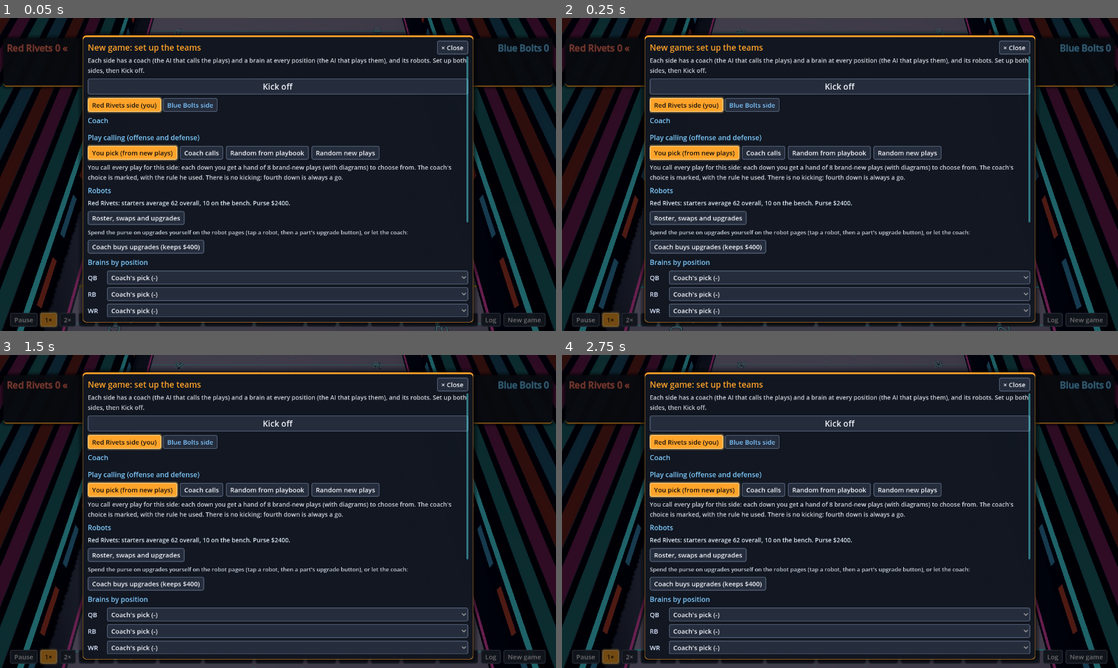
Above: before the commit, frames 1-4 (two rows, left to right).
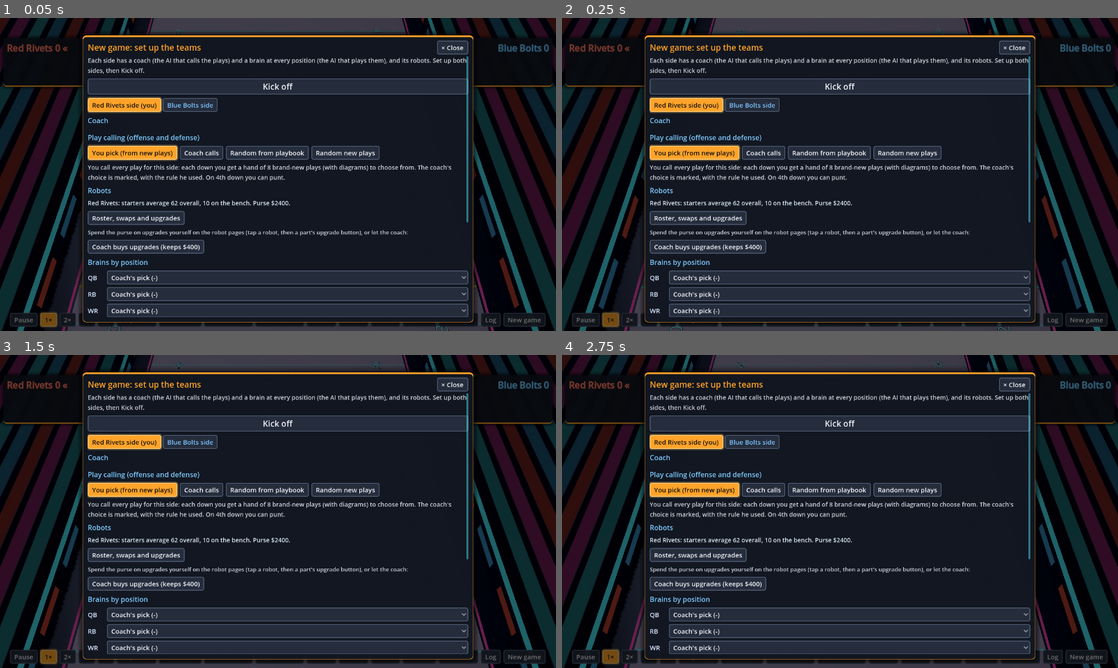
Above: after the commit, the same moments.

Repository: nathandunn/gridiron-career
Game: Godot game, scene res://scenes/Main.tscn
Two runs of this game, one before a commit and one after it. Both use one fixed random seed, a clock stepped at 60 frames per second and the inputs below.
Inputs:
- Up to frame 1 (0.05 s): no input
- Up to frame 2 (0.25 s): no input
- Up to frame 3 (1.5 s): click "Teams" at 0.5 s; click "Box score" at 1.25 s
- Up to frame 4 (2.75 s): click "Cam: Arcade" at 2 s

The runs differ from the first frame. In frame 1, 0.2% of the frame differs, in the area x 37-62%, y 50-53%; in frame 2, 0.2%; in frame 3, 0.2%; in frame 4, 0.2%.
Error in both runs: Out of bounds get index '0' (on base: 'Array') (res://scripts/team.gd:14)

Commit message:
Kickoffs and punts; turnovers change hands where the ball is
- Kickoffs to start each half and after every score: touchback at the 25 or a rolled return
  (around the 15-40, now and then much longer)
- Punts: coach rule 'punt' works again (shipped coaches punt on long fourth downs in their own
  half), a Punt button in the play picker on 4th down, the coach's pick says when he would punt;
  about 43 yards with a short return, touchback at the 20
- Turnover on downs, interceptions and fumbles: the other side takes over at the spot
- Punts back in the team box score

Co-Authored-By: Claude Opus 5.5 <noreply@anthropic.com>
Claude-Session: https://claude.ai/code/session_01HmE9FLbeVRN99oMBHaGgc2

Diff:
--- a/scripts/game.gd
+++ b/scripts/game.gd
@@ -4,8 +4,9 @@
 ## score. Plays themselves are PlaySims; the game asks for the next one with next_snap() and is
 ## told how it went with finish(result).
 ##
-## No kicking: a touchdown is 7 points, a safety is 7 to the defense, and after any score or
-## change of possession the other side starts at its own 25. Fourth down is always a go.
+## A touchdown is 7 points, a safety 7 to the defense. Kickoffs (start of each half and after a
+## score) and punts are rolled, not played out; no field goals. A turnover - on downs, an
+## interception, a fumble - changes hands where the ball is.
 
 const HASH := 3.08
 
@@ -59,7 +60,6 @@
 			"top": 0.0, "explosive": 0, "turnovers": 0}
 	opened = rng.randi() % 2
 	_kickoff(1 - opened)
-	_say("Kick-off: %s receive. Touchback." % teams[poss]["name"])
 
 
 func _say(s: String) -> void:
@@ -74,12 +74,44 @@
 	return teams[1 - poss]
 
 
-func _kickoff(receiver: int) -> void:
+## A kickoff (to start a half, and after every score): mostly a touchback at the 25, otherwise a
+## return to somewhere around the 15-40, now and then a long one. Not played out: rolled.
+## Returns a line for the log.
+func _kickoff(receiver: int) -> String:
 	poss = receiver
-	yl = 25.0
+	var who: String = teams[receiver]["name"]
+	var text := ""
+	if rng.randf() < 0.55:
+		yl = 25.0
+		text = "Kickoff: touchback, %s start at the 25." % who
+	else:
+		yl = clampf(roundf(rng.randfn(27.0, 7.0)), 6.0, 45.0)
+		if rng.randf() < 0.04:
+			yl = roundf(rng.randf_range(48.0, 70.0))
+		text = "Kickoff returned to the %s." % _spot_text(yl, receiver)
 	down = 1
 	to_go = 10.0
 	ball_x = 0.0
+	_new_drive()
+	_say(text)
+	return text
+
+
+## "own 32" / "50" / "Blue 40", from the side with the ball.
+func _spot_text(y: float, side: int) -> String:
+	if absf(y - 50.0) < 0.5:
+		return "50"
+	if y < 50.0:
+		return "%s %d" % [teams[side]["name"], int(round(y))]
+	return "%s %d" % [teams[1 - side]["name"], int(round(100.0 - y))]
+
+
+## The other side takes over where the ball is (the offense's yard line `spot`).
+func _take_over(spot: float) -> void:
+	poss = 1 - poss
+	yl = clampf(100.0 - spot, 1.0, 99.0)
+	down = 1
+	to_go = minf(10.0, 100.0 - yl)
 	_new_drive()
 
 
@@ -103,12 +135,14 @@
 	var dc: Coach = defense()["coach"]
 	var od := _coach_call(oc, true, poss)
 	var dd := _coach_call(dc, false, 1 - poss)
-	if calling_for(true) == "pick" and choice.has("off"):
-		od = {"kind": "play", "play": od.get("play", "")}
+	if calling_for(true) == "pick" and (choice.has("off") or choice.has("kick")):
+		od = {"kind": "punt" if choice.has("kick") else "play", "play": od.get("play", "")}
 		if od["play"] == "":
 			od["play"] = Library.plays_for("offense")[0]
 	if String(od["kind"]) == "kneel":
 		return _kneel()
+	if String(od["kind"]) == "punt":
+		return _punt()
 	var op: Play = Library.play(od["play"])
 	var dp: Play = Library.play(dd.get("play", ""))
 	if dp == null:
@@ -198,8 +232,13 @@
 				out["kind"] = "play"
 				out["play"] = best[rng.randi() % best.size()][0]
 				return true
-			"punt", "field_goal":
-				return false   # no kicking in this game: the next rule decides
+			"punt":
+				if not on_offense:
+					return false
+				out["kind"] = "punt"
+				return true
+			"field_goal":
+				return false   # no field goals in this game: the next rule decides
 			"kneel":
 				if not on_offense:
 					return false
@@ -224,6 +263,8 @@
 	var team := poss if on_offense else 1 - poss
 	var c: Coach = (offense() if on_offense else defense())["coach"]
 	var d := _coach_call(c, on_offense, team, false)
+	if String(d.get("kind", "")) == "punt":
+		return {"index": -1, "call": "punt", "why": _rule_text(c, on_offense, int(d.get("line", -1)))}
 	var want: Play = Library.play(String(d.get("play", "")))
 	if want == null:
 		return {"index": -1, "call": String(d.get("kind", ""))}
@@ -241,6 +282,13 @@
 			best_d = dist
 			best = i
 	return {"index": best, "call": want.name, "why": why, "grade": PlayStats.grade(want.name, need_yards(), not on_offense), "need": need_yards()}
+
+
+func _rule_text(c: Coach, on_offense: bool, line: int) -> String:
+	for rr in (c.offense_rules if on_offense else c.defense_rules):
+		if int(rr["line"]) == line:
+			return String(rr["text"])
+	return ""
 
 
 ## The yards that make this a successful play - the usual football measure: 40% of the
@@ -306,6 +354,34 @@
 			var share := float(k["run"] if id == "they_run_over" else k["pass"]) / tot
 			return share > float(a[0])
 	return false
+
+
+## A punt: rolled, not played out. About 43 yards, a short return; into the end zone is a
+## touchback at the 20.
+func _punt() -> Dictionary:
+	var gross := 43.0 + rng.randfn(0.0, 5.5)
+	var land := yl + gross
+	var st: Dictionary = stats[poss]
+	st["punts"] = int(st.get("punts", 0)) + 1
+	var who: String = offense()["name"]
+	var text := ""
+	drive["result"] = "punt"
+	if land >= 100.0:
+		poss = 1 - poss
+		yl = 20.0
+		down = 1
+		to_go = 10.0
+		_new_drive()
+		text = "%s punt into the end zone. Touchback." % who
+	else:
+		var ret := maxf(0.0, rng.randfn(6.0, 5.0)) if land < 95.0 else 0.0
+		_take_over(land - ret)
+		text = "%s punt %d yards, returned %d to the %s." % [who, int(round(gross)), int(round(ret)), _spot_text(yl, poss)]
+	ball_x = 0.0
+	_tick(9.0, true)
+	var e := {"kind": "punt", "text": text}
+	_log_play(e)
+	return e
 
 
 func _kneel() -> Dictionary:
@@ -408,7 +484,7 @@
 		e["text"] += " Returned for a TOUCHDOWN!"
 		drive["result"] = "pick six"
 		_tick(elapsed, true)
-		_kickoff(team)
+		e["text"] += " " + _kickoff(team)
 	elif r["turnover"] != "":
 		st["turnovers"] = int(st["turnovers"]) + 1
 		if r["turnover"] == "int":
@@ -416,15 +492,21 @@
 		else:
 			st["fumbles"] = int(st["fumbles"]) + 1
 		drive["result"] = "INT" if r["turnover"] == "int" else "fumble"
-		# no returns to the spot: every drive starts at the 25
+		# they take over where the return ended (a touchback if it ended in their own end zone)
+		var spot_y := yl + float(r["y"])
 		_tick(elapsed, true)
-		_kickoff(1 - team)
+		ball_x = clampf(float(r["x"]), -HASH, HASH)
+		if spot_y >= 100.0:
+			_take_over(80.0)
+			e["text"] += " Touchback."
+		else:
+			_take_over(spot_y)
 	elif r.get("safety", false):
 		_pts(1 - team, 7)
 		e["text"] += " SAFETY - 7 points!"
 		drive["result"] = "safety"
 		_tick(elapsed, true)
-		_kickoff(1 - team)
+		e["text"] += " " + _kickoff(1 - team)
 	elif r["td"]:
 		st["td"] = int(st["td"]) + 1
 		st["yards"] = float(st["yards"]) + gain
@@ -432,7 +514,7 @@
 		_pts(team, 7)
 		drive["result"] = "TD"
 		_tick(elapsed, true)
-		_kickoff(1 - team)
+		e["text"] += " " + _kickoff(1 - team)
 	else:
 		st["yards"] = float(st["yards"]) + gain
 		drive["yards"] = float(drive["yards"]) + gain
@@ -475,7 +557,7 @@
 	if down > 4:
 		down_event = "downs"
 		drive["result"] = "downs"
-		_kickoff(1 - poss)
+		_take_over(yl)          # they take over right where he was stopped
 
 
 ## The player box score.
--- a/scripts/hud.gd
+++ b/scripts/hud.gd
@@ -520,7 +520,7 @@
 		var b := _button(Game.CALLING_LABEL[mode], func(): main.calling[t] = mode; main.library_changed(); open_teams(pregame), true)
 		b.button_pressed = main.calling[t] == mode
 		cf.add_child(b)
-	var why := {"pick": "You call every play for this side: each down you get a hand of 8 brand-new plays (with diagrams) to choose from. The coach's choice is marked, with the rule he used. There is no kicking: fourth down is always a go.",
+	var why := {"pick": "You call every play for this side: each down you get a hand of 8 brand-new plays (with diagrams) to choose from. The coach's choice is marked, with the rule he used. On 4th down you can punt.",
 		"coach": "The coach's rules pick every play.",
 		"random": "Any play in the playbook, picked at random every down.",
 		"generated": "A brand-new play made up every down: random formation, routes, gaps, coverages and blitzes. Save the good ones from the Log."}
@@ -856,6 +856,8 @@
 	grid.add_theme_constant_override("v_separation", 8)
 	box.add_child(grid)
 	var coach_i := int(coach.get("index", -1))
+	if String(coach.get("call", "")) == "punt":
+		box.add_child(_label("COACH'S PICK: punt it away (his rule: %s)." % String(coach.get("why", "")), fs - 1, MAGENTA))
 	var coach_name: String = ((g.teams[team]["coach"]) as Coach).name
 	if coach_i >= 0:
 		var gtxt := ""
@@ -935,6 +937,10 @@
 	row.add_theme_constant_override("v_separation", 6)
 	box.add_child(row)
 	row.add_child(_button("Deal new plays", func(): main.redeal(side)))
+	if side == "offense" and g.down == 4:
+		var pb := _button("Punt it away", func(): main.pick_made("kick", "punt"))
+		pb.add_theme_color_override("font_color", YELLOW)
+		row.add_child(pb)
 	row.add_child(_button("Box score", func(): show_stats(g, "live", {}, func(): open_picker(g, team, side, hand, coach))))
 	box.add_child(_label("Yellow is the run, the blue line is the line of scrimmage. Defense: shaded zones, dashed lines for man coverage, pink arrows for blitzers.", fs - 3, Color(0.7, 0.74, 0.78)))
 
@@ -1142,6 +1148,7 @@
 	rows.append(["Turnovers", "%.1f" % f.call(0, "turnovers"), "%.1f" % f.call(1, "turnovers")])
 	rows.append(["3rd down", _rate(stats[0], "third_conv", "third_att"), _rate(stats[1], "third_conv", "third_att")])
 	rows.append(["Big plays (20+)", "%.1f" % f.call(0, "explosive"), "%.1f" % f.call(1, "explosive")])
+	rows.append(["Punts", "%.1f" % f.call(0, "punts"), "%.1f" % f.call(1, "punts")])
 	rows.remove_at(1)
 	for r in rows:
 		for i in 3:
--- a/scripts/main.gd
+++ b/scripts/main.gd
@@ -750,7 +750,7 @@
 		hud.show_game_over(game)
 		return
 	# a side the person calls: deal a hand of new plays and wait for the pick
-	if game.calling_for(true) == "pick" and not (_choice.has("off") or _choice.has("coach_off")):
+	if game.calling_for(true) == "pick" and not (_choice.has("off") or _choice.has("coach_off") or _choice.has("kick")):
 		_open_picker("offense")
 		return
 	if game.calling_for(false) == "pick" and not (_choice.has("def") or _choice.has("coach_def") or _choice.has("kick")):
Not shown, changed: README.md
Not shown, changed: coaches/01-balanced.coach
Not shown, changed: coaches/02-air-raid.coach
Not shown, changed: coaches/03-ground-and-pound.coach
Not shown, changed: coaches/04-adaptive.coach
Not shown, changed: coaches/05-mobile-qb.coach
Not shown, changed: coaches/06-by-the-numbers.coach
